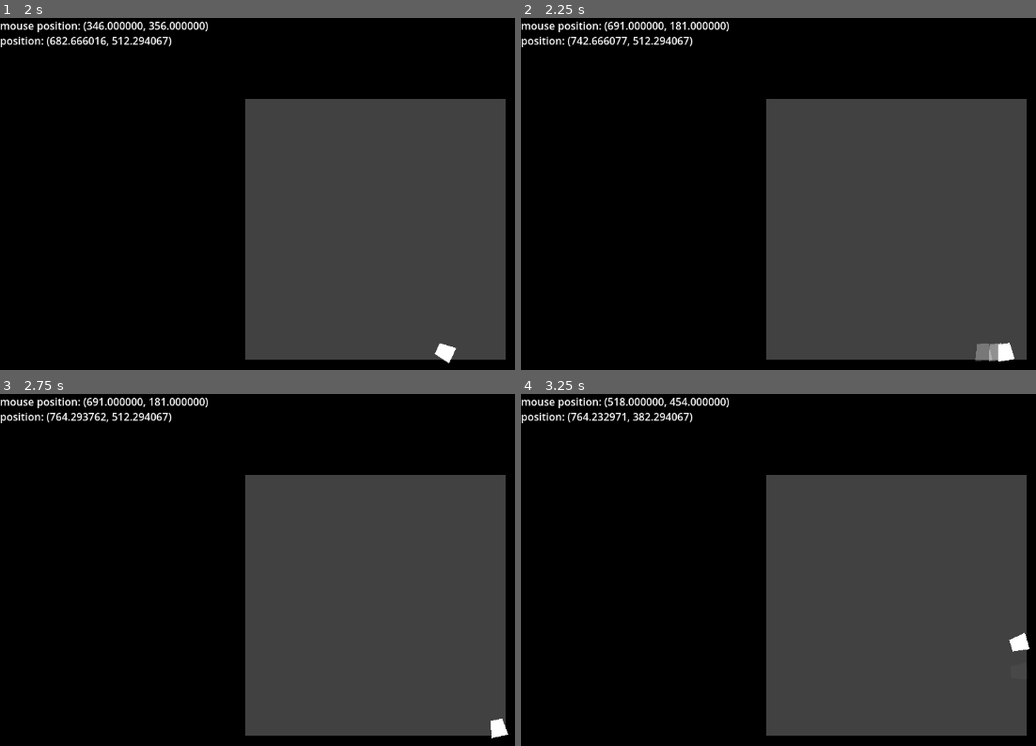
Above: before the commit, frames 1-4 (two rows, left to right).
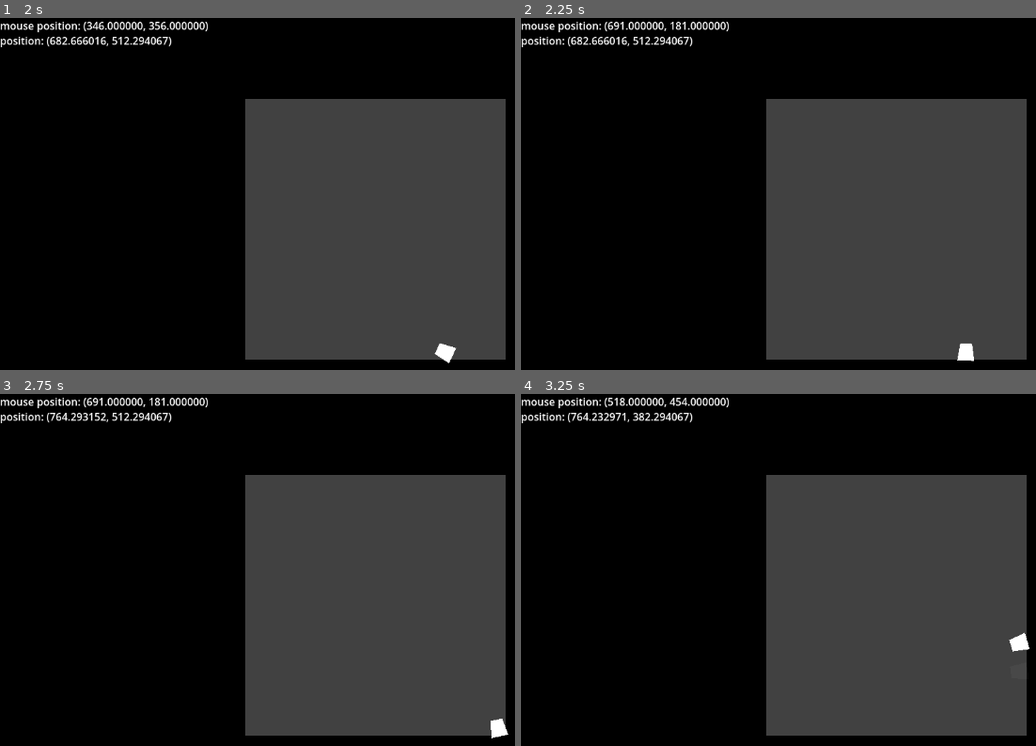
Above: after the commit, the same moments.

Repository: hexagonhexagon/saw-game
Game: Godot game, scene res://main.tscn
The game is run twice, just before and just after one commit, with the same random seed, the same clock (stepped at 60 frames per second) and the same inputs.
Inputs (mouse positions are in pixels of both pictures, inside the frame that each line leads up to):
- Up to frame 1 (2 s): tap Enter at 0.5 s; move the mouse to (outside the picture) at 0.52 s; hold D (move_right) 0.53-1.28 s; tap Shift (dash) at 0.6, 1.35 s; move the mouse to (226, 250) at 1.27 s; hold S (move_down) from 1.28 s (still down)
- Up to frame 2 (2.25 s): tap Space at 2 s; move the mouse to (969, 137) at 2.02 s; release S (move_down) at 2.03 s; hold D (move_right) from 2.03 s (still down); tap Shift (dash) at 2.1 s
- Up to frame 3 (2.75 s): keep holding D (move_right)
- Up to frame 4 (3.25 s): move the mouse to (860, 689) at 2.77 s; release D (move_right) at 2.78 s; hold W (move_up) from 2.78 s (still down); tap Shift (dash) at 2.85 s

Frame 1 is identical in both runs. In frame 2, 0.6% of the frame differs, in the area x 9-96%, y 5-98%; in frame 3, less than 0.1%; in frame 4, nothing differs.

Commit message:
add saws + modify physics to make saws not slow down

Diff:
--- /dev/null
+++ b/bouncy_wall_material.tres
@@ -0,0 +1,4 @@
+[gd_resource type="PhysicsMaterial" format=3 uid="uid://bua4xukqtpskw"]
+
+[resource]
+bounce = 1.0
--- a/project.godot
+++ b/project.godot
@@ -54,5 +54,12 @@
 dash={
 "deadzone": 0.2,
 "events": [Object(InputEventKey,"resource_local_to_scene":false,"resource_name":"","device":-1,"window_id":0,"alt_press …(195 unchanged characters)…
+, Object(InputEventKey,"resource_local_to_scene":false,"resource_name":"","device":-1,"window_id":0,"alt_pressed":false,"shift_pressed":false,"ctrl_pressed":false,"meta_pressed":false,"pressed":false,"keycode":0,"physical_keycode":32,"key_label":0,"unicode":32,"location":0,"echo":false,"script":null)
 ]
 }
+
+[physics]
+
+2d/default_gravity=0.0
+2d/default_linear_damp=0.0
+2d/default_angular_damp=0.0
--- /dev/null
+++ b/saw.tscn
@@ -0,0 +1,16 @@
+[gd_scene load_steps=3 format=3 uid="uid://barwow4xgrgoc"]
+
+[ext_resource type="Texture2D" uid="uid://bddqrfc17xvb5" path="res://saw.svg" id="1_7c5v0"]
+
+[sub_resource type="CircleShape2D" id="CircleShape2D_0xm2m"]
+radius = 25.0
+
+[node name="Saw" type="RigidBody2D"]
+linear_velocity = Vector2(100, 0)
+angular_velocity = 12.566371
+
+[node name="Sprite2D" type="Sprite2D" parent="."]
+texture = ExtResource("1_7c5v0")
+
+[node name="CollisionShape2D" type="CollisionShape2D" parent="."]
+shape = SubResource("CircleShape2D_0xm2m")
